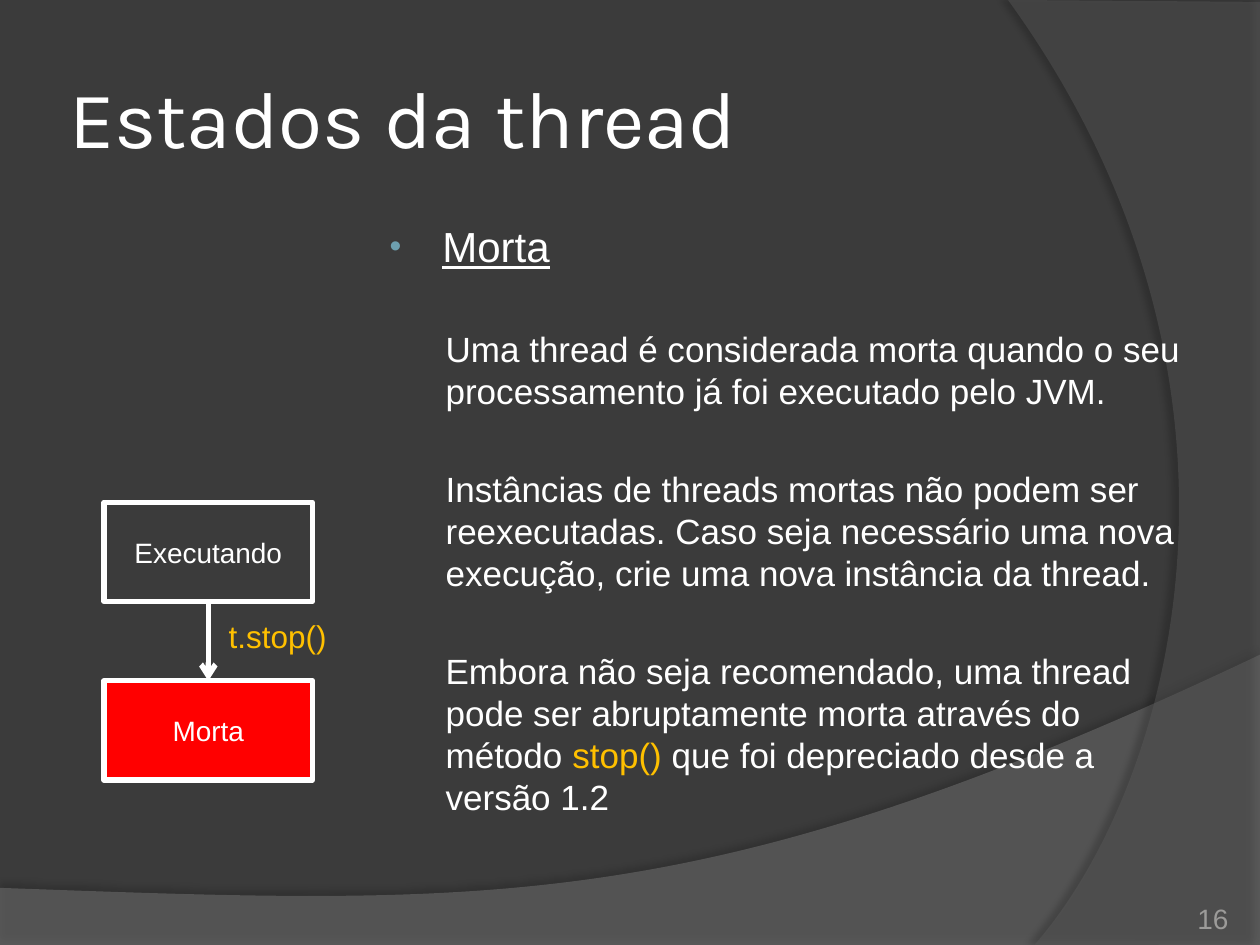
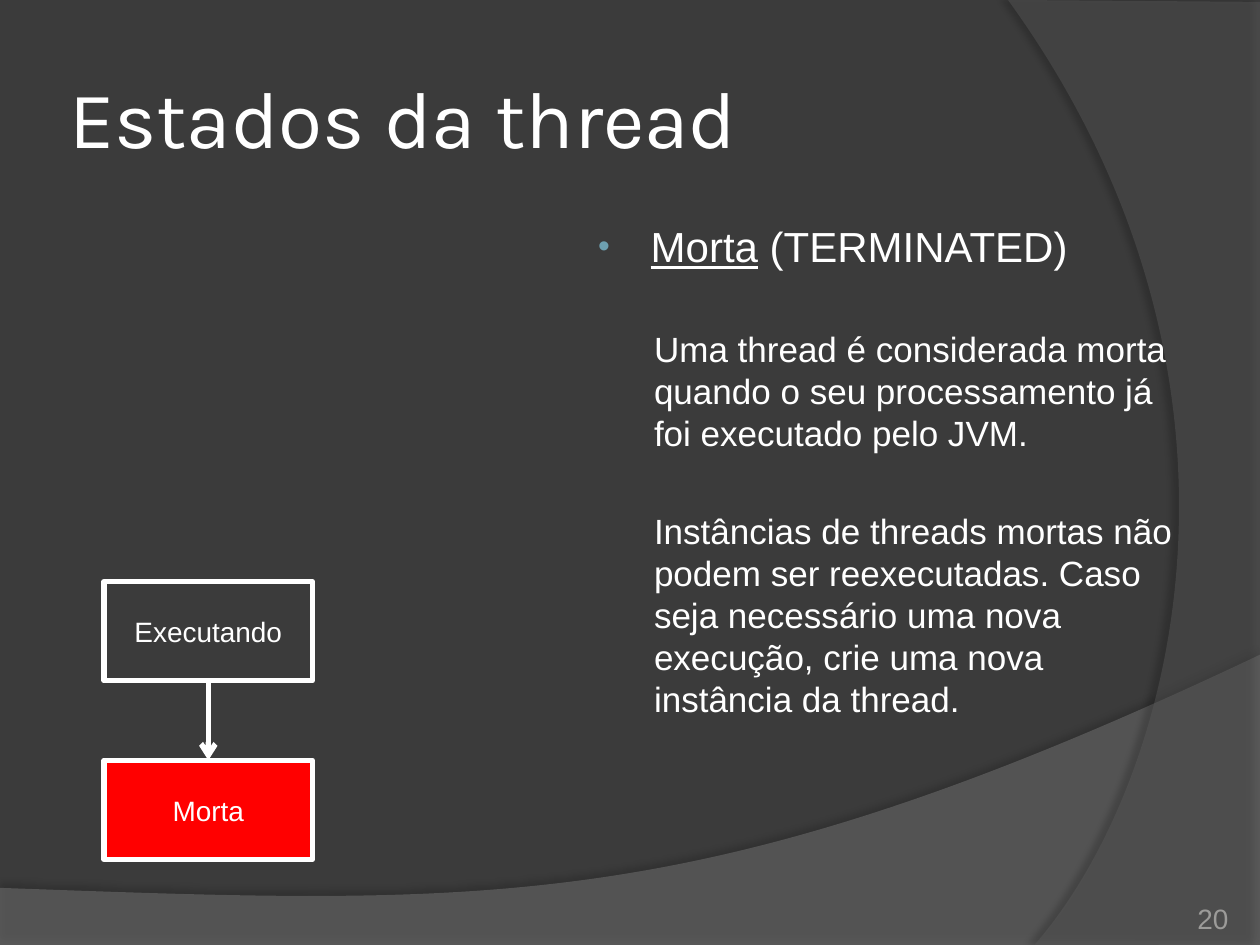
Before and after one commit to duchesqui/slzvieira-training, a slide deck: slide 20 of 2-Java-Programmer-Modulo-II/14.Capitulo08.pptx (slide 16 before the commit). Drawn at 1260x945 pixels with LibreOffice and Linux fonts; fonts in the diff are those of the drawing. Boxes give left, top, right and bottom in pixels: in the first picture for what was removed or moved away, otherwise in the second. Text is boxed around its words. In the diff, an @@ line names an element or a change of style, - is before the commit and + after.

Commit message:
Capítulo 8: Sincronização de métodos.

```diff
--- a/2-Java-Programmer-Modulo-II/14.Capitulo08.pptx
+++ b/2-Java-Programmer-Modulo-II/14.Capitulo08.pptx
@@ text "Morta (TERMINATED)" moved from (x1=442, y1=233, x2=1179, y2=811) to (x1=651, y1=231, x2=1171, y2=713) @@
@@ text at (x1=651, y1=231, x2=1068, y2=271): text changed @@
-• Morta
+• Morta (TERMINATED)
@@ text removed at (x1=229, y1=625, x2=327, y2=654) @@
-t.stop()
@@ text at (x1=446, y1=658, x2=1131, y2=811): paragraph removed @@
-  Embora não seja recomendado, uma thread pode ser abruptamente morta através do método stop() que foi depreciado desde a versão 1.2
@@ 2 rectangles, 1 arrow moved together from (x1=105, y1=503, x2=312, y2=780) to (x1=105, y1=582, x2=312, y2=859) @@
@@ page number at (x1=1197, y1=910, x2=1228, y2=929): text changed @@
-16
+20
```
Also in this commit, not shown: 10 other slides changed, 12 slides added, 7 slides removed, 1 other file.
